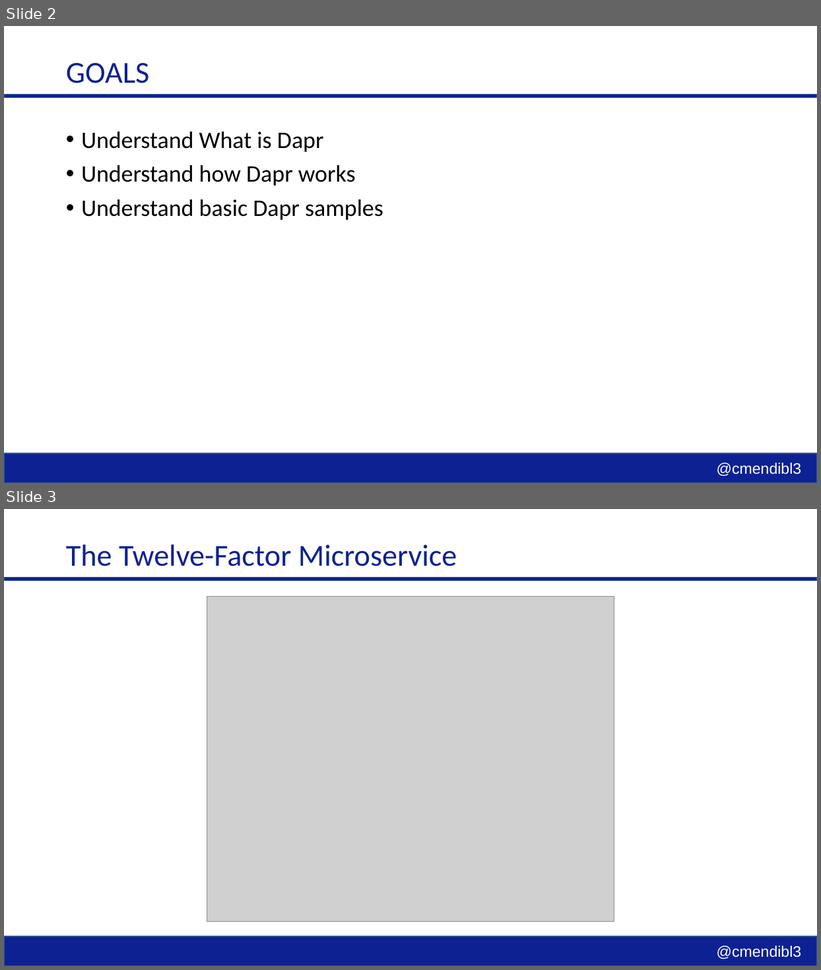
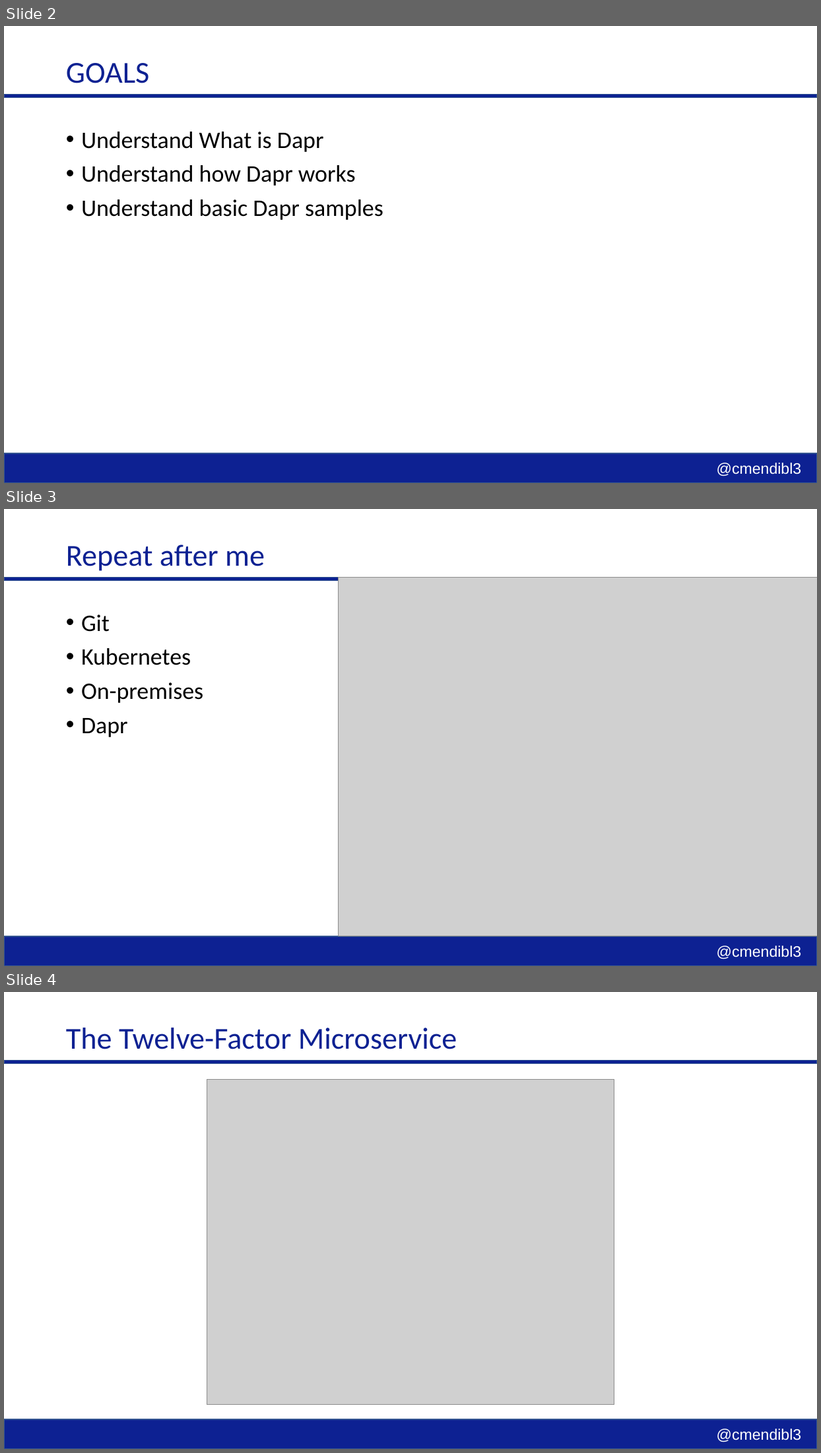
Before and after one commit to cmendible/dapr.samples, a slide deck: slides/Dapr.pptx. Shown one above the other, each under a label of ours: slides 2 and 3 before the commit, slides 2, 3 and 4 after it. The pictures are 821x970 and 821x1453 pixels, drawn with LibreOffice and Linux fonts; fonts in the diff are those of the drawing; grey boxes stand for pictures; background and template pictures are left out. Boxes give left, top, right and bottom in pixels: in the first picture for what was removed or moved away, otherwise in the second. Text is boxed around its words. In the diff, an @@ line names an element or a change of style, - is before the commit and + after.

Commit message:
update slides

```diff
--- a/slides/Dapr.pptx
+++ b/slides/Dapr.pptx
@@ slide 3 added at [4,509,817,966], background #FFFFFF; not listed: 3 template elements that a slide beside it also shows @@
@@ title added at [66,545,265,571], 36 pt, text #0D2192 @@
+Repeat after me
@@ picture added at [338,578,817,936] @@
@@ text added at [81,615,203,737], 28 pt, text #000000 @@
+• Git
+• Kubernetes
+• On-premises
+• Dapr
@@ what was slide 3 is now slide 4 @@
```
Also in this commit, not shown: 1 other slide added.
